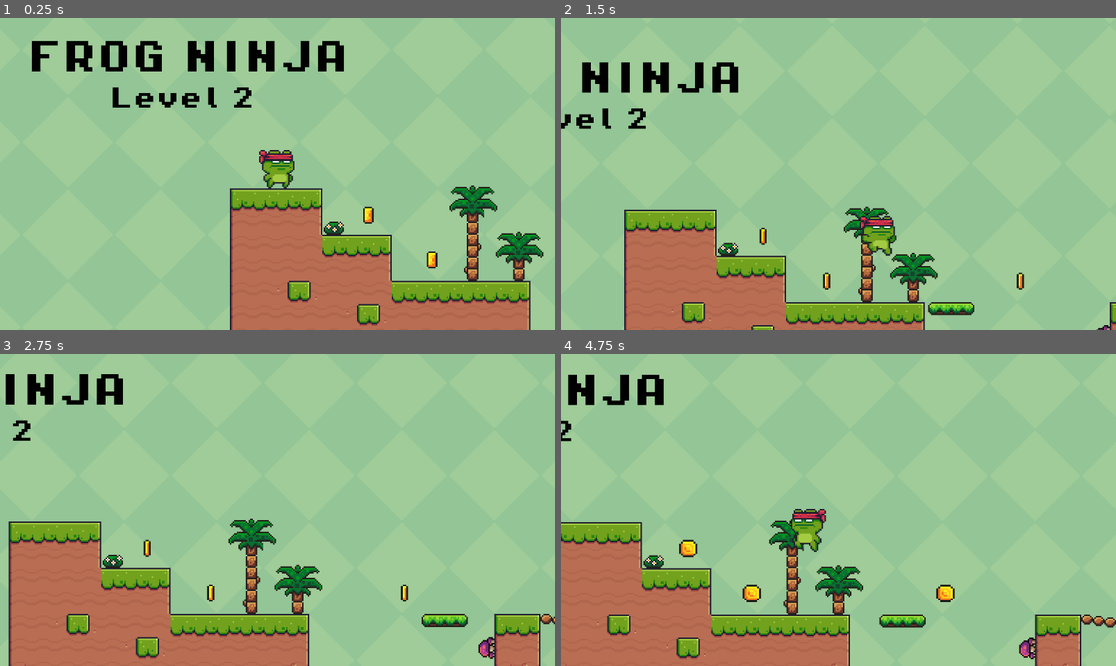
Above: before the commit, frames 1-4 (two rows, left to right).
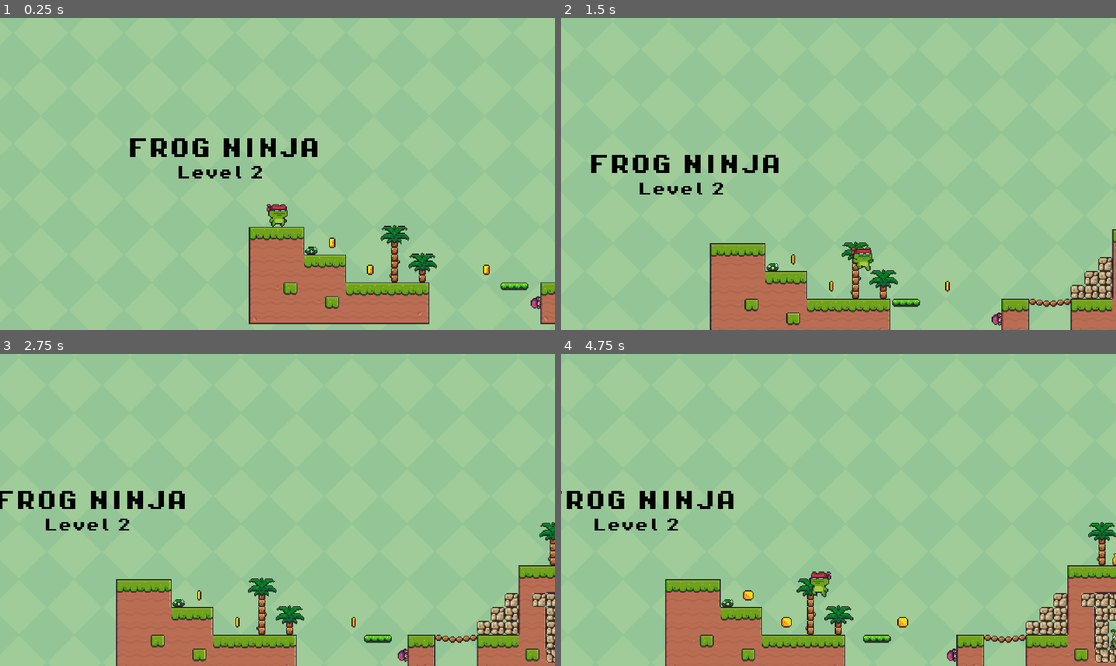
Above: after the commit, the same moments.

Repository: singhh-piyush/frog-ninja
Game: Godot game, scene res://scenes/Level_2.tscn
Same seed, same stepped clock (60 frames per second), same inputs: the game is played once before the commit and once after it.
Inputs:
- Up to frame 1 (0.25 s): no input
- Up to frame 2 (1.5 s): hold Right (move_right) from 0.53 s (still down); tap Space (jump) at 0.77 s
- Up to frame 3 (2.75 s): tap Space (jump) at 1.52 s; release Right (move_right) at 2.03 s; hold Left (move_left) from 2.03 s (still down)
- Up to frame 4 (4.75 s): release Left (move_left) at 2.78 s; hold Right (move_right) 2.78-4.28 s; tap Space (jump) at 3.02, 3.77, 4.52 s; hold Left (move_left) from 4.28 s (still down)

The runs differ from the first frame. In frame 1, 19% of the frame differs, in the area x 5-100%, y 7-100%; in frame 2, 18%; in frame 3, 22%; in frame 4, 22%, in the area x 0-100%, y 6-100%.

Commit message:
Add README and screenshots

Diff:
--- a/project.godot
+++ b/project.godot
@@ -22,6 +22,11 @@
 [autoload]
 
 Music="*res://scenes/music.tscn"
+
+[display]
+
+window/size/viewport_width=1920
+window/size/viewport_height=1080
 
 [dotnet]
 
--- a/scenes/Level_1.tscn
+++ b/scenes/Level_1.tscn
@@ -548,13 +548,14 @@
 &"move": SubResource("Animation_t2o8n")
 }
 
-[node name="game" type="Node2D"]
-
-[node name="GameManager" type="Node" parent="."]
+[node name="game" type="Node2D" unique_id=173216762]
+position = Vector2(3, 0)
+
+[node name="GameManager" type="Node" parent="." unique_id=244687122]
 unique_name_in_owner = true
 script = ExtResource("1_l6far")
 
-[node name="ScoreLabel" type="Label" parent="GameManager"]
+[node name="ScoreLabel" type="Label" parent="GameManager" unique_id=1821052562]
 offset_left = 2649.0
 offset_top = -224.0
 offset_right = 2825.0
@@ -564,7 +565,7 @@
 theme_override_font_sizes/font_size = 8
 text = "you collected x coins."
 
-[node name="youMadeIt" type="Label" parent="GameManager"]
+[node name="youMadeIt" type="Label" parent="GameManager" unique_id=859420993]
 offset_left = 2650.0
 offset_top = -240.0
 offset_right = 2805.0
@@ -575,17 +576,17 @@
 text = "        You made it!
 "
 
-[node name="player" parent="." instance=ExtResource("3_x3xab")]
+[node name="player" parent="." unique_id=727978993 instance=ExtResource("3_x3xab")]
 position = Vector2(-13, -25)
 
-[node name="Camera2D" type="Camera2D" parent="player"]
+[node name="Camera2D" type="Camera2D" parent="player" unique_id=707231683]
 position = Vector2(0, -10)
 zoom = Vector2(3, 3)
 limit_bottom = 75
 limit_smoothed = true
 position_smoothing_enabled = true
 
-[node name="TileMap" type="TileMap" parent="."]
+[node name="TileMap" type="TileMap" parent="." unique_id=1345288417]
 texture_filter = 1
 position = Vector2(178, 7)
 tile_set = SubResource("TileSet_gswar")
@@ -595,21 +596,42 @@
 layer_1/name = "Mid"
 layer_1/tile_data = PackedInt32Array(196601, 458752, 4, 262137, 458752, 5, 196602, 458752, 4, 262138, 458752, 5, 196603 …(11913 unchanged characters)…
 
-[node name="killzone" parent="." instance=ExtResource("10_vexl6")]
+[node name="killzone" parent="." unique_id=1049603751 instance=ExtResource("10_vexl6")]
 position = Vector2(139, 104)
 
-[node name="CollisionShape2D" type="CollisionShape2D" parent="killzone"]
+[node name="CollisionShape2D" type="CollisionShape2D" parent="killzone" unique_id=2084357479]
 position = Vector2(53, -7)
 shape = SubResource("WorldBoundaryShape2D_l0upx")
 
-[node name="coins" type="Node" parent="."]
-
-[node name="coin" parent="coins" instance=ExtResource("11_8ityc")]
-position = Vector2(92, 25)
-
-[node name="Labels" type="Node" parent="."]
-
-[node name="Label" type="Label" parent="Labels"]
+[node name="coins" type="Node" parent="." unique_id=480043487]
+
+[node name="coin" parent="coins" unique_id=1001755628 instance=ExtResource("11_8ityc")]
+position = Vector2(109, 25)
+
+[node name="coin2" parent="coins" unique_id=905032182 instance=ExtResource("11_8ityc")]
+position = Vector2(216, 10)
+
+[node name="coin3" parent="coins" unique_id=1736728966 instance=ExtResource("11_8ityc")]
+position = Vector2(941, -171)
+
+[node name="coin4" parent="coins" unique_id=1376875441 instance=ExtResource("11_8ityc")]
+position = Vector2(291, -22)
+
+[node name="coin5" parent="coins" unique_id=1947691795 instance=ExtResource("11_8ityc")]
+position = Vector2(460, 34)
+
+[node name="coin6" parent="coins" unique_id=614641716 instance=ExtResource("11_8ityc")]
+position = Vector2(583, 5)
+
+[node name="coin7" parent="coins" unique_id=93209068 instance=ExtResource("11_8ityc")]
+position = Vector2(404, -58)
+
+[node name="coin8" parent="coins" unique_id=1751622061 instance=ExtResource("11_8ityc")]
+position = Vector2(743, -42)
+
+[node name="Labels" type="Node" parent="." unique_id=1890421277]
+
+[node name="Label" type="Label" parent="Labels" unique_id=741682070]
 offset_left = -194.0
 offset_top = -135.0
 offset_right = 27.0
@@ -622,7 +644,7 @@
 > A or Left Arrow to Move Left
 > D or Right Arrow to Move Right"
 
-[node name="Label4" type="Label" parent="Labels"]
+[node name="Label4" type="Label" parent="Labels" unique_id=2069362209]
 offset_left = 86.0
 offset_top = -74.0
 offset_right = 370.0
@@ -632,7 +654,7 @@
 theme_override_font_sizes/font_size = 8
 text = "Collect Coins, Avoid Enemies, Falling Hurts..."
 
-[node name="Label2" type="Label" parent="Labels"]
+[node name="Label2" type="Label" parent="Labels" unique_id=1649643386]
 offset_left = 114.0
 offset_top = -101.0
 offset_right = 348.0
@@ -642,7 +664,7 @@
 theme_override_font_sizes/font_size = 24
 text = "FROG NINJA "
 
-[node name="Label3" type="Label" parent="Labels"]
+[node name="Label3" type="Label" parent="Labels" unique_id=1245830704]
 offset_left = 145.0
 offset_top = -126.0
 offset_right = 303.0
@@ -653,23 +675,19 @@
 text = "Welcome to "
 metadata/_edit_use_anchors_ = true
 
-[node name="end" parent="." instance=ExtResource("14_l6opc")]
+[node name="end" parent="." unique_id=935331236 instance=ExtResource("14_l6opc")]
 position = Vector2(2757, -138)
 
-[node name="Platform2" parent="." instance=ExtResource("14_lw37u")]
+[node name="Platform2" parent="." unique_id=44193144 instance=ExtResource("14_lw37u")]
 position = Vector2(1658, -38)
 
-[node name="AnimationPlayer" type="AnimationPlayer" parent="Platform2"]
-libraries = {
-&"": SubResource("AnimationLibrary_jot5a")
-}
-autoplay = "move"
-
-[node name="Platform3" parent="." instance=ExtResource("14_lw37u")]
+[node name="AnimationPlayer" type="AnimationPlayer" parent="Platform2" unique_id=485646107]
+libraries/ = SubResource("AnimationLibrary_jot5a")
+autoplay = &"move"
+
+[node name="Platform3" parent="." unique_id=696636743 instance=ExtResource("14_lw37u")]
 position = Vector2(1946, -38)
 
-[node name="AnimationPlayer" type="AnimationPlayer" parent="Platform3"]
-libraries = {
-&"": SubResource("AnimationLibrary_hl3go")
-}
-autoplay = "move"
+[node name="AnimationPlayer" type="AnimationPlayer" parent="Platform3" unique_id=1181550084]
+libraries/ = SubResource("AnimationLibrary_hl3go")
+autoplay = &"move"
Not shown: 1 places in scenes/Level_1.tscn that only renumber resources
Binary file added: screenshots/1.png
Binary file added: screenshots/2.png
Not shown, added: README.md
